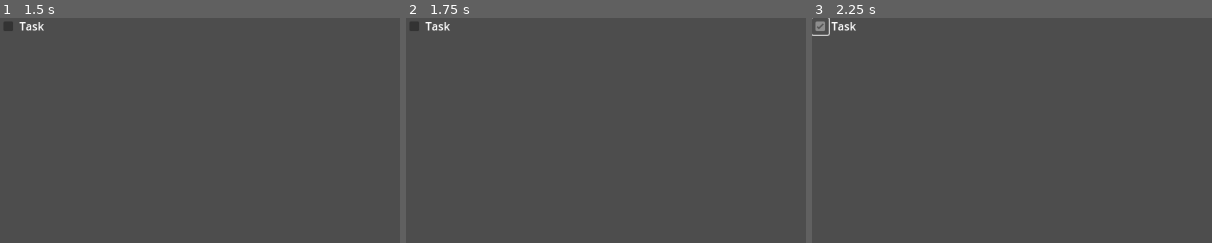
Above: before the commit, frames 1-3 (left to right).
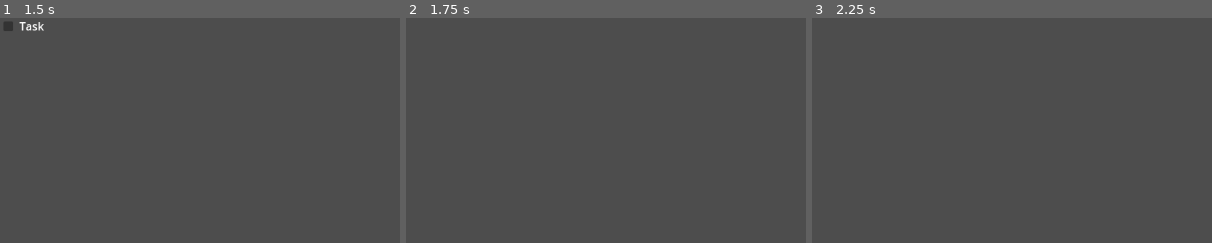
Above: after the commit, the same moments.

Repository: MLJoson/broncoHacksS25
Game: Godot game, scene res://Scenes/tasklist.tscn
Two runs of this game, one before a commit and one after it. Both use one fixed random seed, a clock stepped at 60 frames per second and the inputs below. The project has no main scene, so this scene is started directly.
Inputs (mouse positions are % of the whole screen's width and height, from its top left):
- Up to frame 1 (1.5 s): tap Enter at 0.5 s; tap D (clear, bound only after the commit) at 0.6 s; tap Space at 1.25 s; tap A (add_task) at 1.35 s
- Up to frame 2 (1.75 s): tap D (clear, bound only after the commit) at 1.55 s
- Up to frame 3 (2.25 s): click (1, 2) at 2.02 s
The pictures show only the part of the screen within x 0-50%, y 0-50%; the shares and areas given below are measured in that part.

Frame 1 is identical in both runs. In frame 2, 0.2% of the frame differs, in the area x 1-11%, y 1-6%; in frame 3, 0.3%, in the area x 0-11%, y 0-8%.

Commit message:
added clear task function

Diff:
--- a/broncohackss25/Scenes/stats_ui.tscn
+++ b/broncohackss25/Scenes/stats_ui.tscn
@@ -2,7 +2,7 @@
 
 [ext_resource type="PackedScene" uid="uid://g2tenaqhkqfq" path="res://Scenes/bar.tscn" id="1_h18qs"]
 
-[node name="Control" type="Control"]
+[node name="Control2" type="Control"]
 layout_mode = 3
 anchors_preset = 15
 anchor_right = 1.0
--- a/broncohackss25/Scripts/tasklist.gd
+++ b/broncohackss25/Scripts/tasklist.gd
@@ -6,9 +6,16 @@
 func _process(delta: float) -> void:
 	if Input.is_action_just_pressed("add_task"):
 		add_task("Task") #adds a task given a string
+	if Input.is_action_just_pressed("clear"):
+		clear()
 
 func add_task(task_name: String):
 	var task_instance = task_scene.instantiate()
 	add_child(task_instance)
 	get_child(num_tasks).get_child(1).text = task_name
 	num_tasks += 1
+
+func clear():
+	while get_child_count() > 0:
+		num_tasks -= 1
+		remove_child(get_child(num_tasks))
--- a/broncohackss25/project.godot
+++ b/broncohackss25/project.godot
@@ -37,3 +37,8 @@
 "events": [Object(InputEventKey,"resource_local_to_scene":false,"resource_name":"","device":-1,"window_id":0,"alt_press …(191 unchanged characters)…
 ]
 }
+clear={
+"deadzone": 0.2,
+"events": [Object(InputEventKey,"resource_local_to_scene":false,"resource_name":"","device":-1,"window_id":0,"alt_pressed":false,"shift_pressed":false,"ctrl_pressed":false,"meta_pressed":false,"pressed":false,"keycode":0,"physical_keycode":68,"key_label":0,"unicode":100,"location":0,"echo":false,"script":null)
+]
+}
